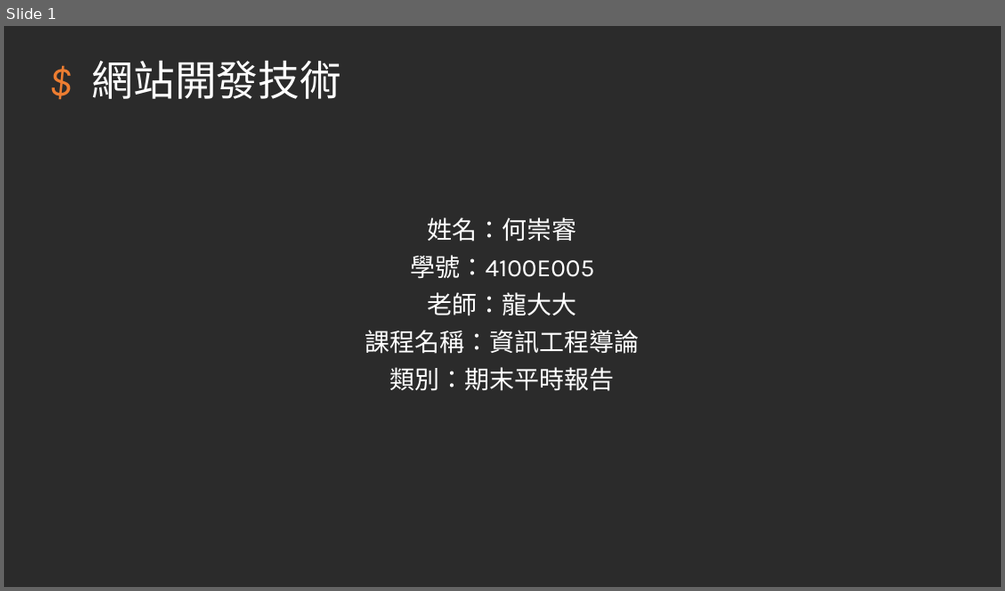
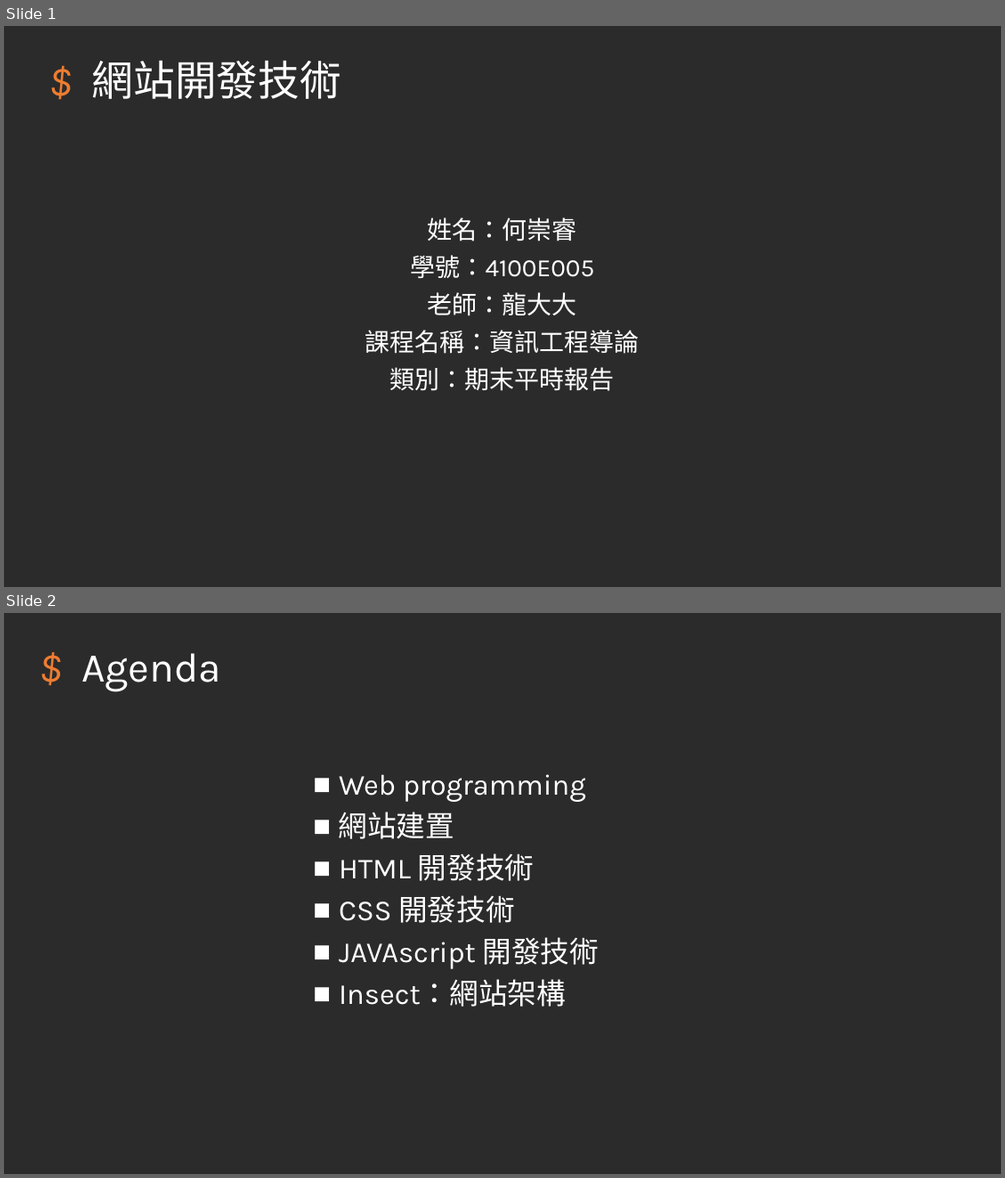
Before and after one commit to hehank/KSU_Class, a slide deck: 報告/網站開發技術_期末報告.pptm. Shown one above the other, each under a label of ours: slide 1 before the commit, slides 1 and 2 after it. The pictures are 1005x591 and 1005x1178 pixels, drawn with LibreOffice and Linux fonts; fonts in the diff are those of the drawing; background and template pictures are left out; a plain dark background stands for a picture behind light text. Boxes give left, top, right and bottom in pixels: in the first picture for what was removed or moved away, otherwise in the second. Text is boxed around its words. In the diff, an @@ line names an element or a change of style, - is before the commit and + after.

```diff
--- a/報告/網站開發技術_期末報告.pptm
+++ b/報告/網站開發技術_期末報告.pptm
@@ slide 2 added at (4,613,1001,1174), background picture (left out) @@
@@ title added at (81,653,221,691), 39.6 pt, text #FFFFFF @@
+$ Agenda
@@ text added at (339,774,599,1006), 28 pt, text #FFFFFF @@
+■ Web programming
+■ 網站建置
+■ HTML 開發技術
+■ CSS 開發技術
+■ JAVAscript 開發技術
+■ Insect：網站架構
```
Also in this commit, not shown: 11 other slides added, 9 slides removed.
